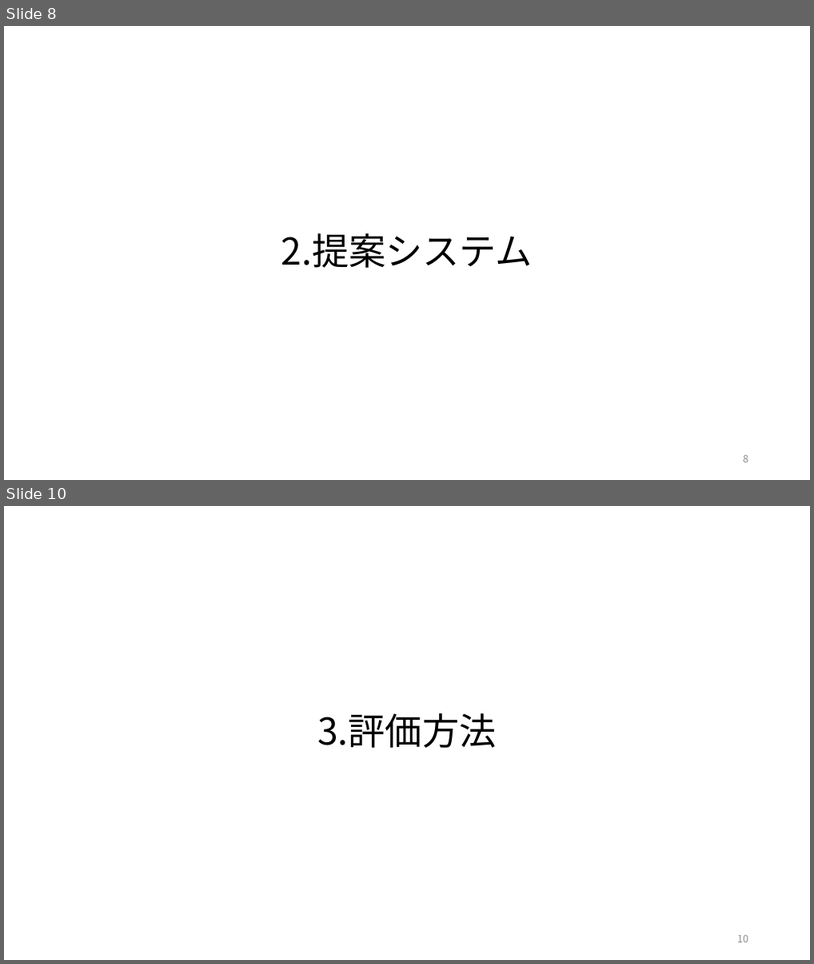
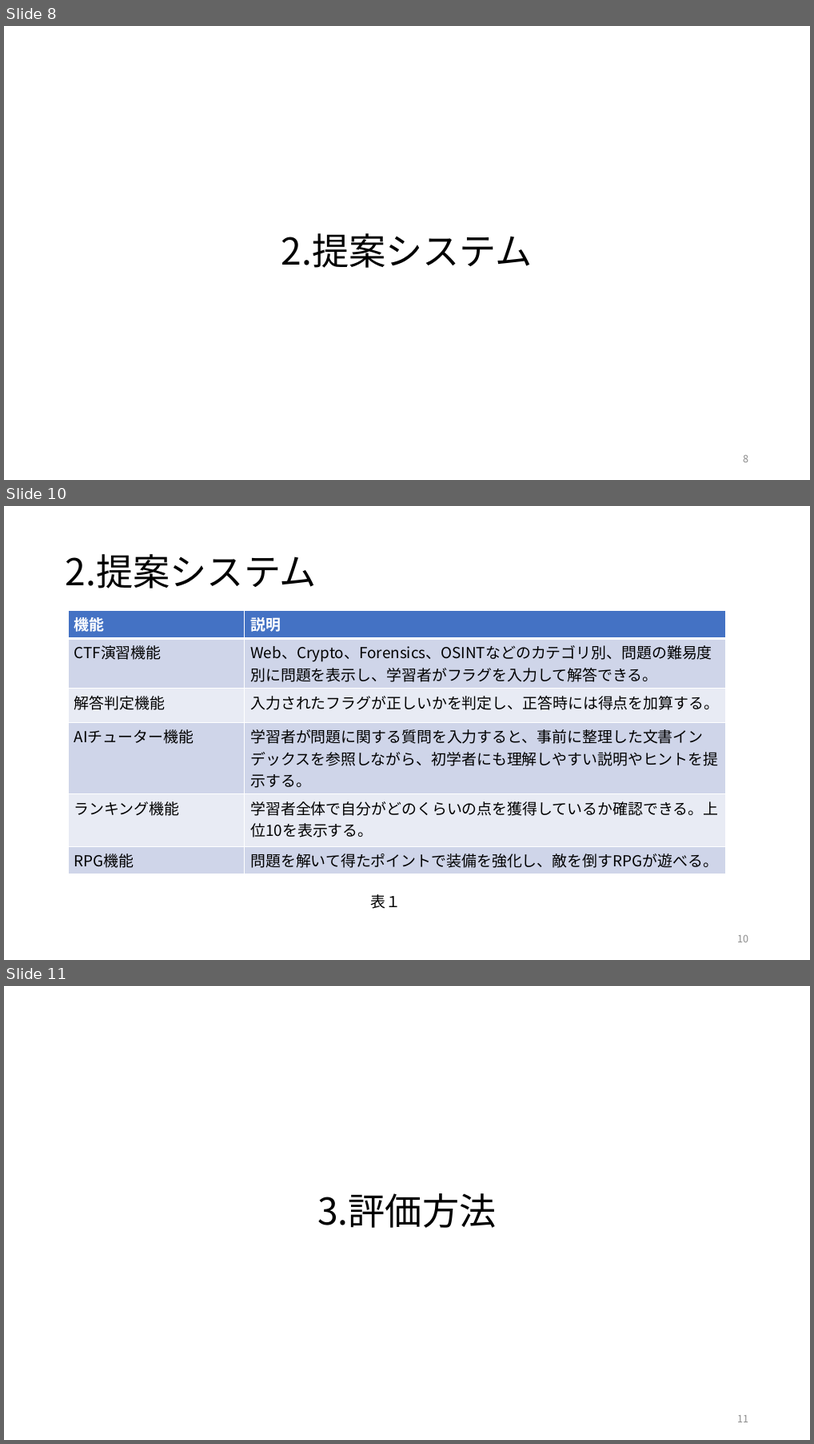
Before and after one commit to kuwaChang/kuwaCTF, a slide deck: 2026-06-15-j123109-桑原光太朗.pptx. Shown one above the other, each under a label of ours: slides 8 and 10 before the commit, slides 8, 10 and 11 after it; the slides between them are not shown. The pictures are 814x964 and 814x1444 pixels, drawn with LibreOffice and Linux fonts; fonts in the diff are those of the drawing. Boxes give left, top, right and bottom in pixels: in the first picture for what was removed or moved away, otherwise in the second. Text is boxed around its words. In the diff, an @@ line names an element or a change of style, - is before the commit and + after.

```diff
--- a/2026-06-15-j123109-桑原光太朗.pptx
+++ b/2026-06-15-j123109-桑原光太朗.pptx
@@ slide 10 added at (4,506,810,960), background #FFFFFF @@
@@ text added at (66,554,317,588), 44 pt, text #000000 @@
+2.提案システム
@@ table added at (68,610,726,871), 6 rows, 2 columns @@
+機能 | 説明
+CTF演習機能 | Web、Crypto、Forensics、OSINTなどのカテゴリ別、問題の難易度別に問題を表示し、学習者がフラグを入力して解答できる。
+解答判定機能 | 入力されたフラグが正しいかを判定し、正答時には得点を加算する。
+AIチューター機能 | 学習者が問題に関する質問を入力すると、事前に整理した文書インデックスを参照しながら、初学者にも理解しやすい説明やヒントを提示する。
+ランキング機能 | 学習者全体で自分がどのくらいの点を獲得しているか確認できる。上位10を表示する。
+RPG機能 | 問題を解いて得たポイントで装備を強化し、敵を倒すRPGが遊べる。
@@ text added at (370,894,401,908), 18 pt, text #000000 @@
+表１
@@ page number added at (738,935,749,942), 12 pt, text #8C8C8C @@
+10
@@ what was slide 10 is now slide 11 @@
@@ page number at (738,1415,749,1422): text changed @@
-10
+11
```
Also in this commit, not shown: 6 slides changed, 1 other slide added, 4 other files.
